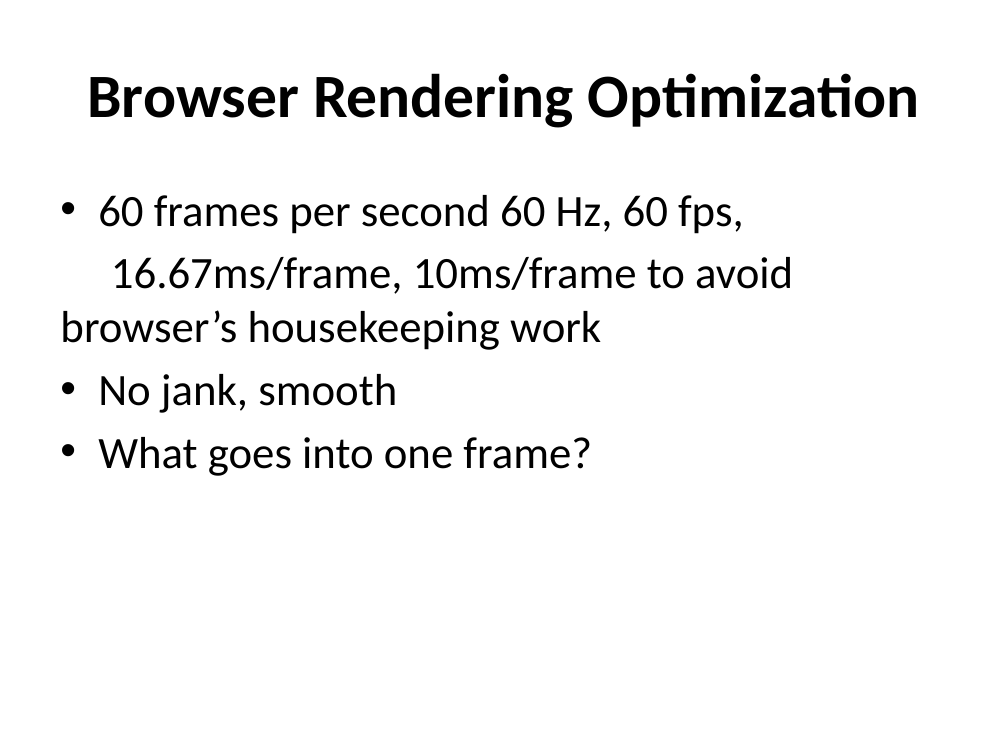
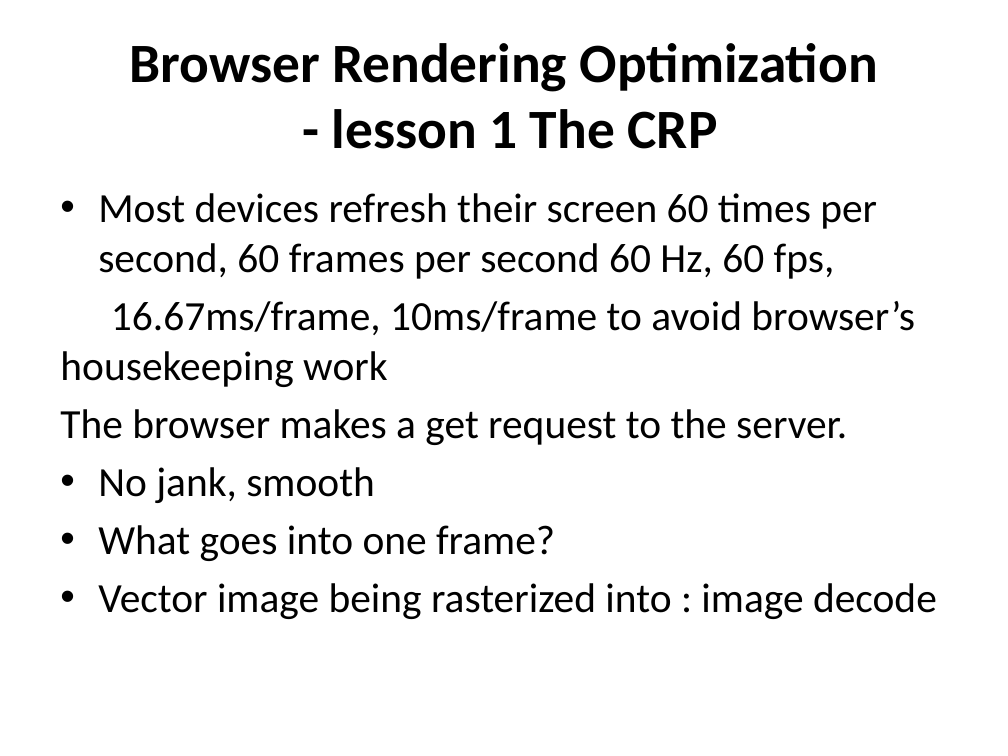
Before and after one commit to canaantt/canaantt.github.io, a slide deck: slide 10 of FE_P4/Techie_0224.pptx. Drawn at 1008x756 pixels with LibreOffice and Linux fonts; fonts in the diff are those of the drawing. Boxes give left, top, right and bottom in pixels: in the first picture for what was removed or moved away, otherwise in the second. Text is boxed around its words. In the diff, an @@ line names an element or a change of style, - is before the commit and + after.

```diff
--- a/FE_P4/Techie_0224.pptx
+++ b/FE_P4/Techie_0224.pptx
@@ title at box(129, 43, 878, 149): text changed; size 44 to 39.6 pt @@
-Browser Rendering Optimization
+Browser Rendering Optimization
+- lesson 1 The CRP
@@ text at box(98, 193, 877, 279): text changed; size 32 to 29.6 pt @@
-• 60 frames per second 60 Hz, 60 fps,
+• Most devices refresh their screen 60 times per second, 60 frames per second 60 Hz, 60 fps,
@@ text at box(60, 301, 915, 561): size 32 to 29.6 pt in "16.67ms/frame, 10ms/frame to avoid browser’s housekeeping wo ...", "No jank, smooth", "What goes into one frame?" @@
@@ text at box(60, 409, 847, 445): paragraph added @@
+The browser makes a get request to the server.
@@ text at box(98, 583, 937, 619): paragraph added @@
+• Vector image being rasterized into : image decode
```
Also in this commit, not shown: 5 slides added.
